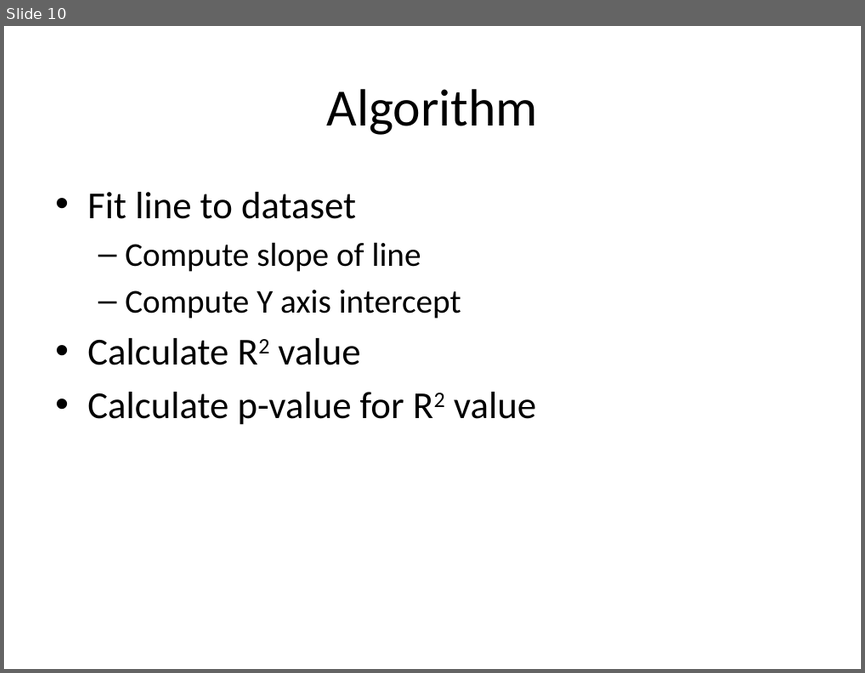
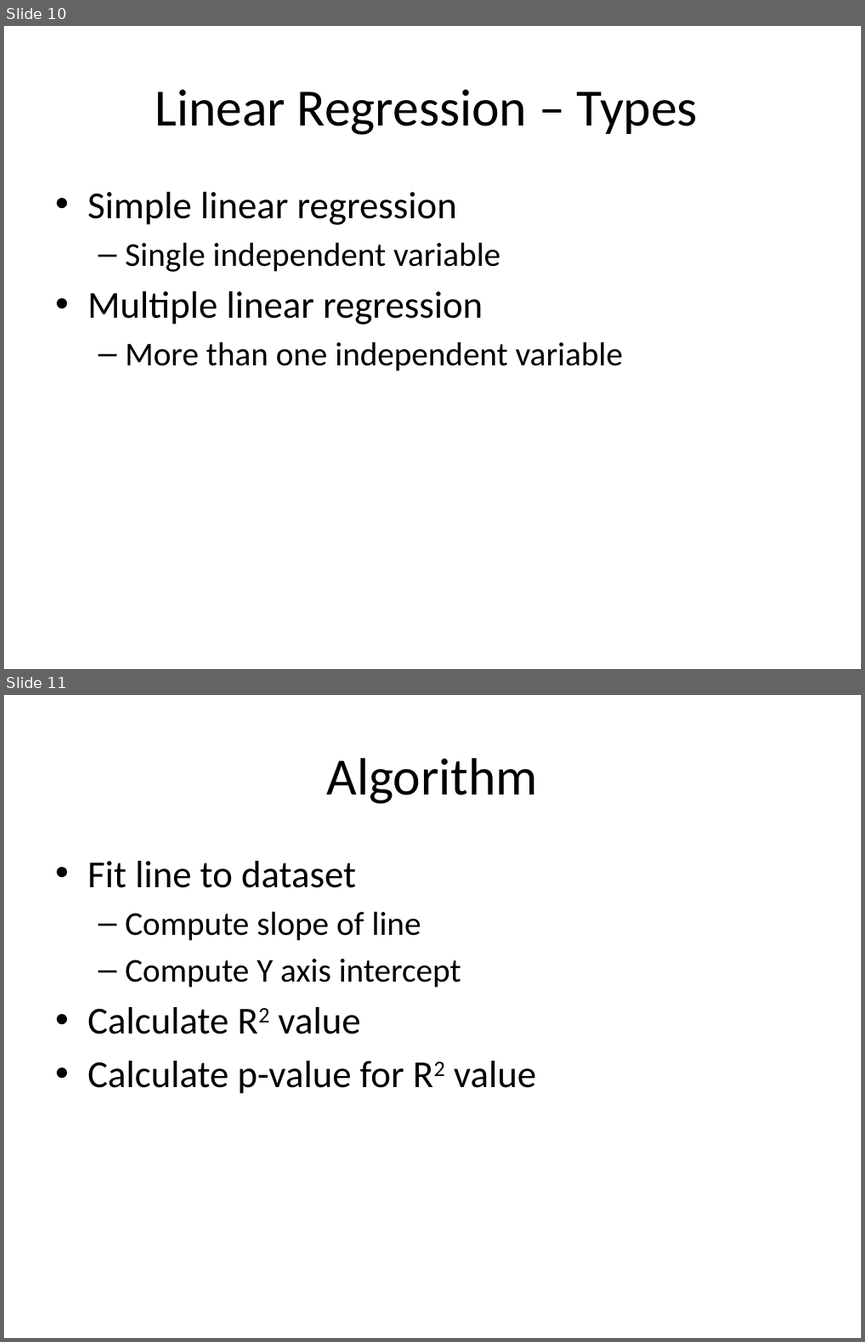
Before and after one commit to look4pritam/ArtificialIntelligence, a slide deck: MachineLearning/LinearRegression/LinearRegression.pptx. Shown one above the other, each under a label of ours: slide 10 before the commit, slides 10 and 11 after it. The pictures are 865x673 and 865x1342 pixels, drawn with LibreOffice and Linux fonts; fonts in the diff are those of the drawing. Boxes give left, top, right and bottom in pixels: in the first picture for what was removed or moved away, otherwise in the second. Text is boxed around its words. In the diff, an @@ line names an element or a change of style, - is before the commit and + after.

```diff
--- a/MachineLearning/LinearRegression/LinearRegression.pptx
+++ b/MachineLearning/LinearRegression/LinearRegression.pptx
@@ slide 10 added at box(4, 26, 861, 669), background #FFFFFF @@
@@ title added at box(154, 89, 698, 135), 44 pt, text #000000 @@
+Linear Regression – Types
@@ text added at box(87, 192, 623, 371), 28 pt, text #000000 @@
+• Simple linear regression
+  – Single independent variable
+• Multiple linear regression
+  – More than one independent variable
@@ what was slide 10 is now slide 11 @@
```
Also in this commit, not shown: 5 slides changed, 1 other slide added.
